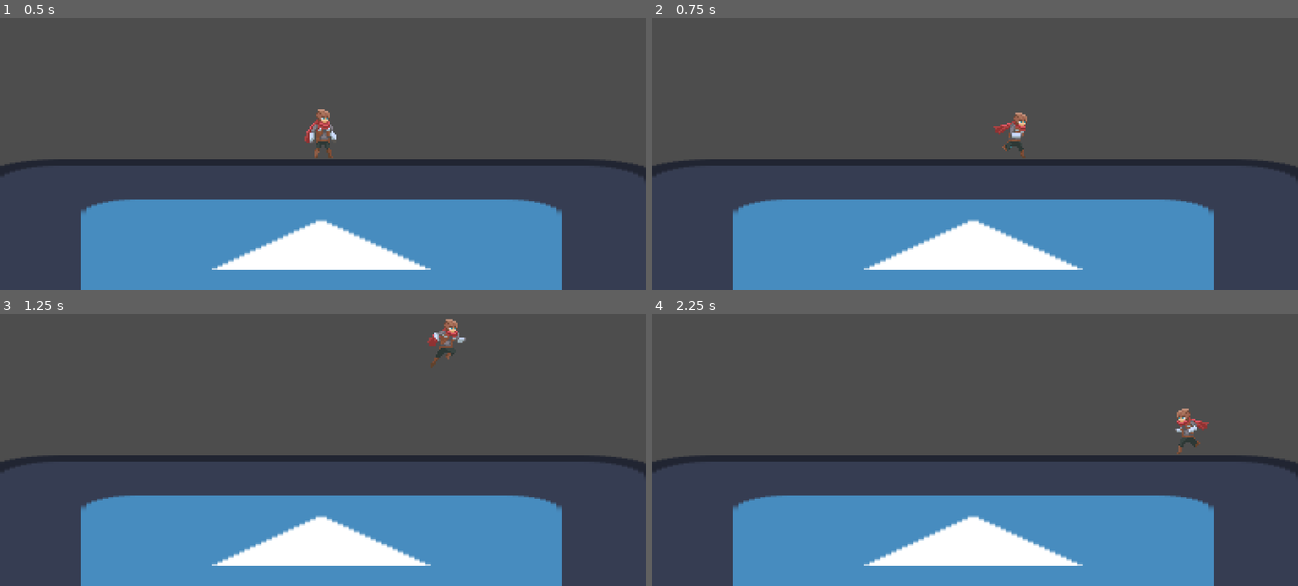
Above: before the commit, frames 1-4 (two rows, left to right).
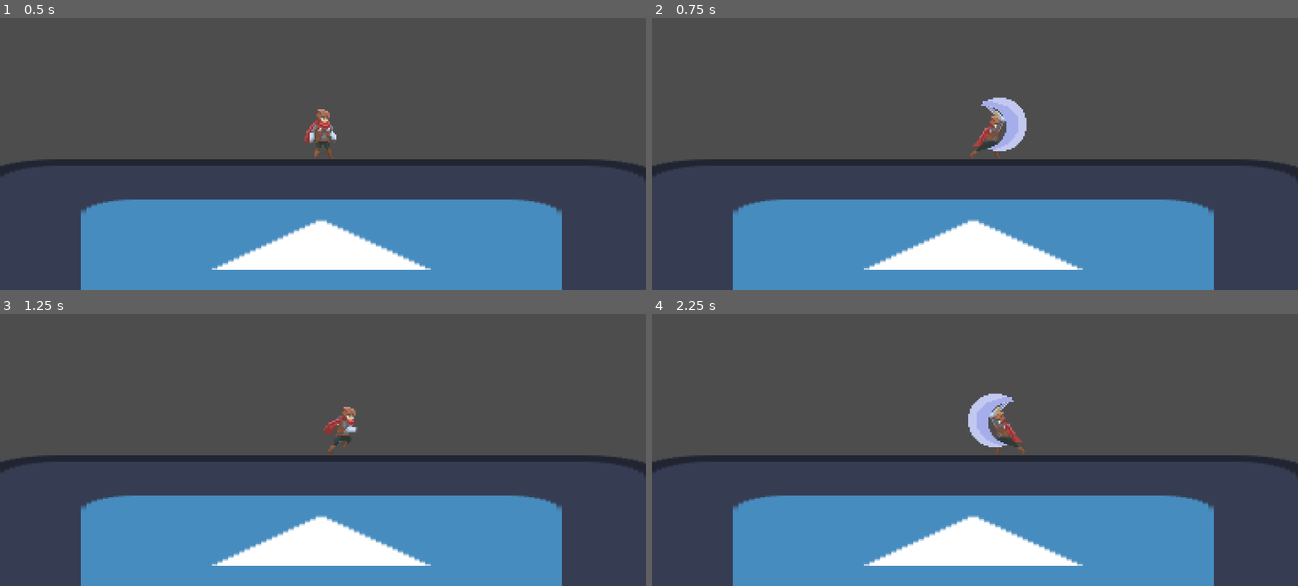
Above: after the commit, the same moments.

Repository: breadsk/brandidul
Game: Godot game, scene res://Scenes/main.tscn
Two runs of this game, one before a commit and one after it. Both use one fixed random seed, a clock stepped at 60 frames per second and the inputs below. The project has no main scene, so this scene is started directly. The engine's default icon, where the game draws it, is replaced by a stand-in: a white triangle on a blue panel in a dark square.
Inputs:
- Up to frame 1 (0.5 s): no input
- Up to frame 2 (0.75 s): hold Right (derecha) from 0.53 s (still down); tap X (atacar) at 0.6 s
- Up to frame 3 (1.25 s): keep holding Right (derecha); tap Z (saltar) at 0.77 s
- Up to frame 4 (2.25 s): tap X (atacar) at 1.35, 2.1 s; tap Z (saltar) at 1.52 s; release Right (derecha) at 2.03 s; hold Left (izquierda) from 2.03 s (still down)

Frame 1 is identical in both runs. In frame 2, 1.1% of the frame differs, in the area x 49-59%, y 29-52%; in frame 3, 0.8%; in frame 4, 1.4%, in the area x 48-87%, y 29-52%.

Commit message:
animacion del protagonista ok

Diff:
--- a/Scenes/main.tscn
+++ b/Scenes/main.tscn
@@ -6,7 +6,7 @@
 
 [sub_resource type="Animation" id="Animation_jpitn"]
 resource_name = "ATTACK"
-length = 0.9
+length = 0.6
 step = 0.1
 tracks/0/type = "value"
 tracks/0/imported = false
@@ -15,10 +15,10 @@
 tracks/0/interp = 1
 tracks/0/loop_wrap = true
 tracks/0/keys = {
-"times": PackedFloat32Array(0, 0.1, 0.2, 0.3, 0.4, 0.5, 0.6, 0.7, 0.8),
-"transitions": PackedFloat32Array(1, 1, 1, 1, 1, 1, 1, 1, 1),
+"times": PackedFloat32Array(0, 0.1, 0.2, 0.3, 0.4, 0.5),
+"transitions": PackedFloat32Array(1, 1, 1, 1, 1, 1),
 "update": 1,
-"values": [42, 43, 44, 45, 46, 47, 50, 51, 52]
+"values": [43, 44, 45, 46, 50, 51]
 }
 
 [sub_resource type="Animation" id="Animation_fik4p"]
@@ -54,6 +54,23 @@
 "values": [65, 66, 67, 68]
 }
 
+[sub_resource type="Animation" id="Animation_1klvi"]
+resource_name = "FALL"
+length = 0.1
+step = 0.1
+tracks/0/type = "value"
+tracks/0/imported = false
+tracks/0/enabled = true
+tracks/0/path = NodePath("Sprite2D:frame")
+tracks/0/interp = 1
+tracks/0/loop_wrap = true
+tracks/0/keys = {
+"times": PackedFloat32Array(0),
+"transitions": PackedFloat32Array(1),
+"update": 0,
+"values": [16]
+}
+
 [sub_resource type="Animation" id="Animation_adl78"]
 resource_name = "IDLE"
 length = 1.2
@@ -69,6 +86,23 @@
 "transitions": PackedFloat32Array(1, 1, 1, 1),
 "update": 1,
 "values": [0, 1, 2, 3]
+}
+
+[sub_resource type="Animation" id="Animation_uu768"]
+resource_name = "JUMP"
+length = 0.1
+step = 0.1
+tracks/0/type = "value"
+tracks/0/imported = false
+tracks/0/enabled = true
+tracks/0/path = NodePath("Sprite2D:frame")
+tracks/0/interp = 1
+tracks/0/loop_wrap = true
+tracks/0/keys = {
+"times": PackedFloat32Array(0),
+"transitions": PackedFloat32Array(1),
+"update": 0,
+"values": [69]
 }
 
 [sub_resource type="Animation" id="Animation_lasna"]
@@ -101,40 +135,6 @@
 "transitions": PackedFloat32Array(1, 1, 1, 1, 1, 1),
 "update": 1,
 "values": [8, 9, 10, 11, 12, 13]
-}
-
-[sub_resource type="Animation" id="Animation_uu768"]
-resource_name = "JUMP"
-length = 0.1
-step = 0.1
-tracks/0/type = "value"
-tracks/0/imported = false
-tracks/0/enabled = true
-tracks/0/path = NodePath("Sprite2D:frame")
-tracks/0/interp = 1
-tracks/0/loop_wrap = true
-tracks/0/keys = {
-"times": PackedFloat32Array(0),
-"transitions": PackedFloat32Array(1),
-"update": 0,
-"values": [69]
-}
-
-[sub_resource type="Animation" id="Animation_1klvi"]
-resource_name = "FALL"
-length = 0.1
-step = 0.1
-tracks/0/type = "value"
-tracks/0/imported = false
-tracks/0/enabled = true
-tracks/0/path = NodePath("Sprite2D:frame")
-tracks/0/interp = 1
-tracks/0/loop_wrap = true
-tracks/0/keys = {
-"times": PackedFloat32Array(0),
-"transitions": PackedFloat32Array(1),
-"update": 0,
-"values": [16]
 }
 
 [sub_resource type="AnimationLibrary" id="AnimationLibrary_671k6"]
--- a/Scripts/player.gd
+++ b/Scripts/player.gd
@@ -26,6 +26,15 @@
 
 	animaciones()
 
+func _input(event) -> void:
+	if Input.is_action_just_pressed("atacar") and is_on_floor():
+		set_physics_process(false)#Deshabilita el physics_process
+		$AnimationPlayer.play("ATTACK")
+		await $AnimationPlayer.animation_finished
+		set_physics_process(true)
+
+
+
 func animaciones():
 	if velocity.x > 0:
 		print("Va a la derecha")
